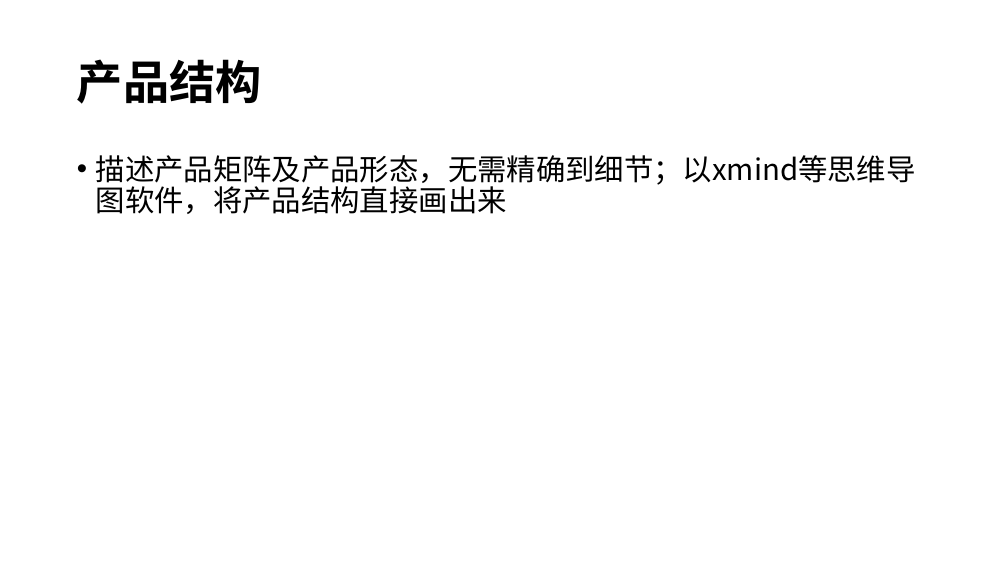
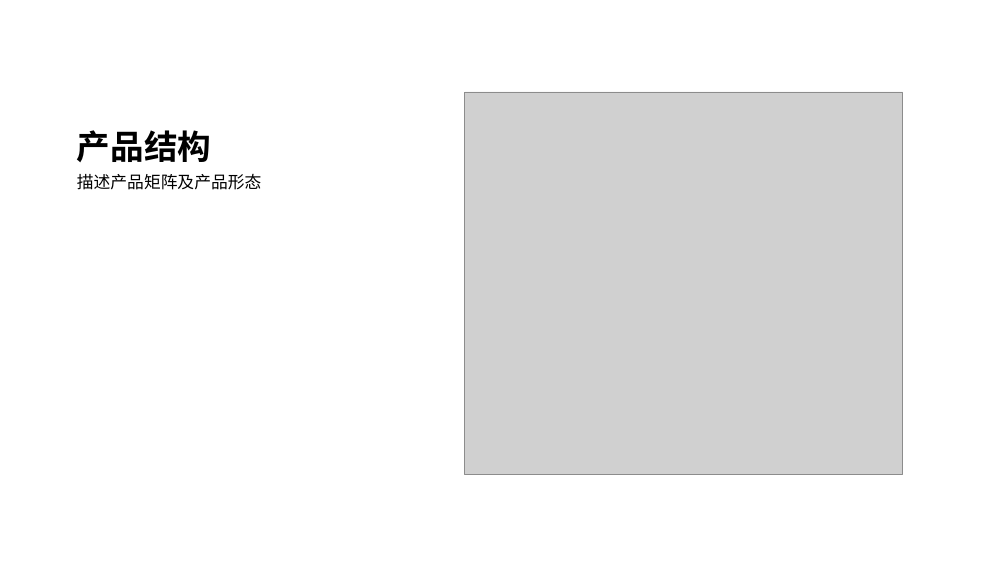
Before and after one commit to awanglilong/awanglilong.github.io, a slide deck: slide 15 of _posts/商业需求.pptx (slide 12 before the commit). Drawn at 1008x567 pixels with LibreOffice and Linux fonts; fonts in the diff are those of the drawing; grey boxes stand for pictures. Boxes give left, top, right and bottom in pixels: in the first picture for what was removed or moved away, otherwise in the second. Text is boxed around its words. In the diff, an @@ line names an element or a change of style, - is before the commit and + after.

```diff
--- a/_posts/商业需求.pptx
+++ b/_posts/商业需求.pptx
@@ title "产品结构": place and size @@
-title "产品结构" at (77,59,262,104)
+title "产品结构" at (77,130,211,162)
@@ title "产品结构" at (77,130,211,162): size 44 to 32 pt; vertical alignment middle to bottom @@
@@ picture added at (465,92,903,475) @@
@@ text at (77,174,261,190): text changed; size 28 to 16 pt @@
-• 描述产品矩阵及产品形态，无需精确到细节；以xmind等思维导图软件，将产品结构直接画出来
+描述产品矩阵及产品形态
```
Also in this commit, not shown: 12 other slides changed, 6 slides added, 8 slides removed, 1 other file.
